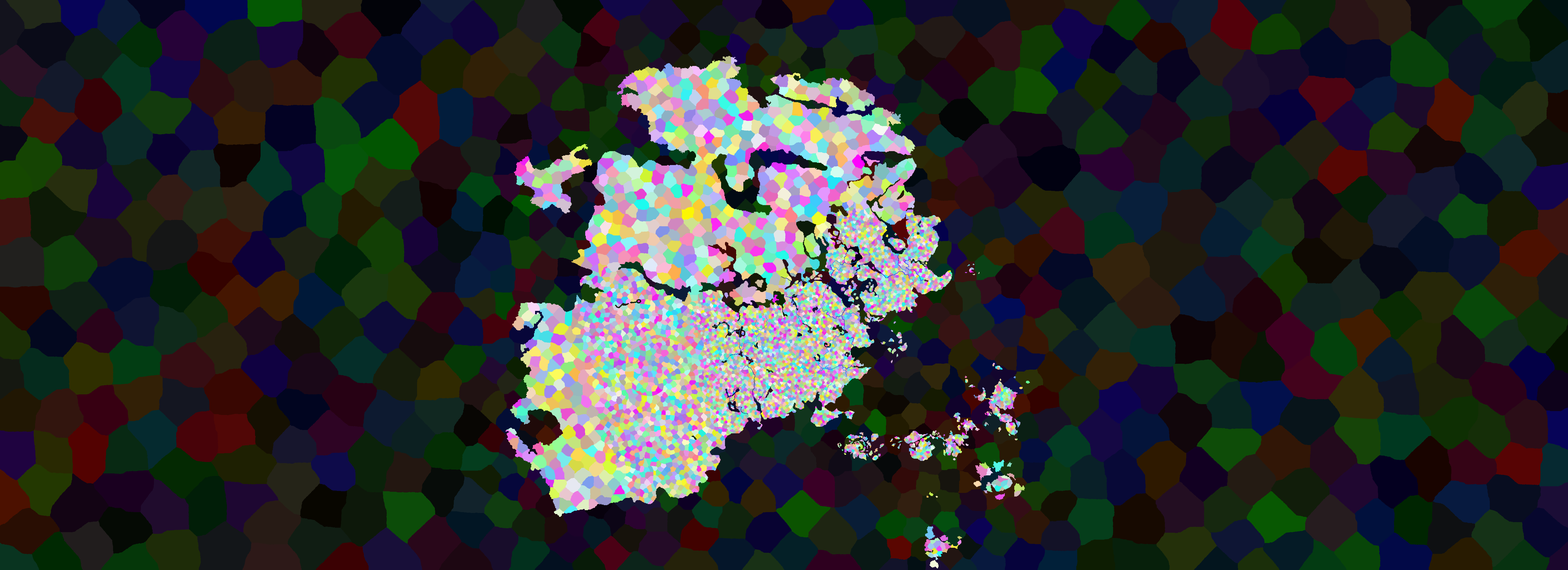
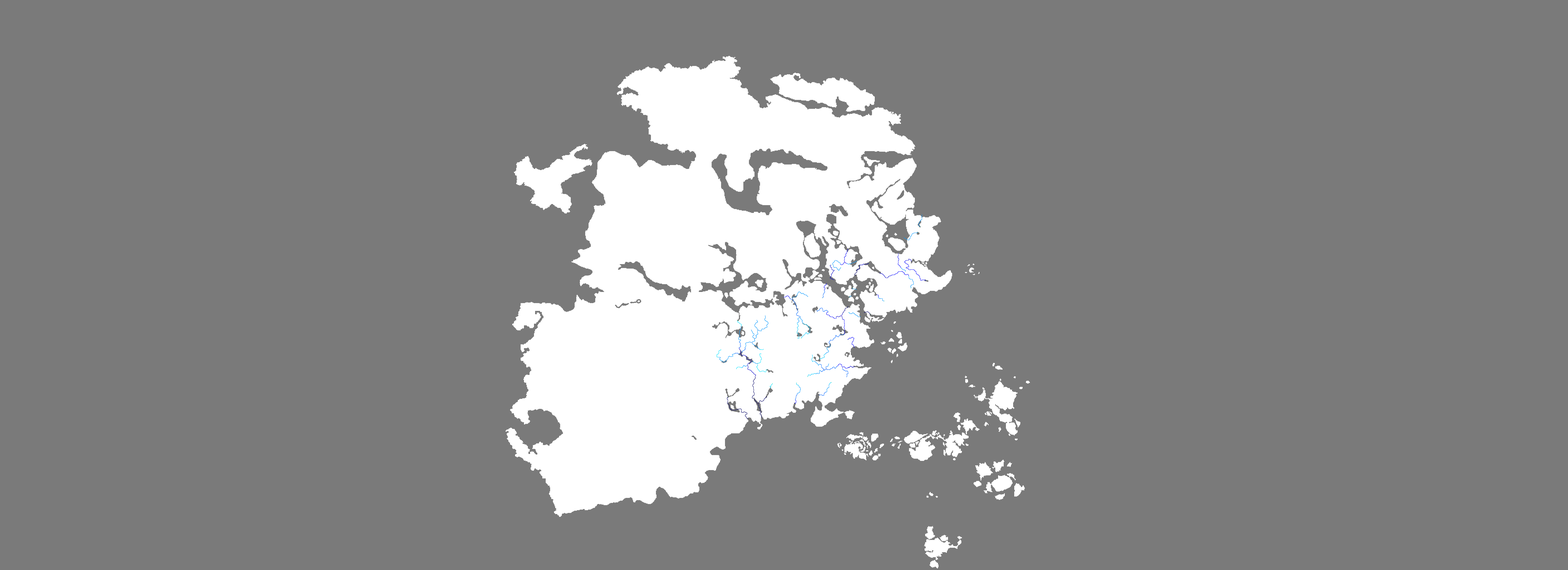
Before/after of a 1568 × 570 layered artwork. What changed in the layer stack:
painted on "图层 #1" over box(712, 276, 856, 420)
hid "provinces.bmp", opacity 100% → 87% over box(0, 0, 1568, 570)
